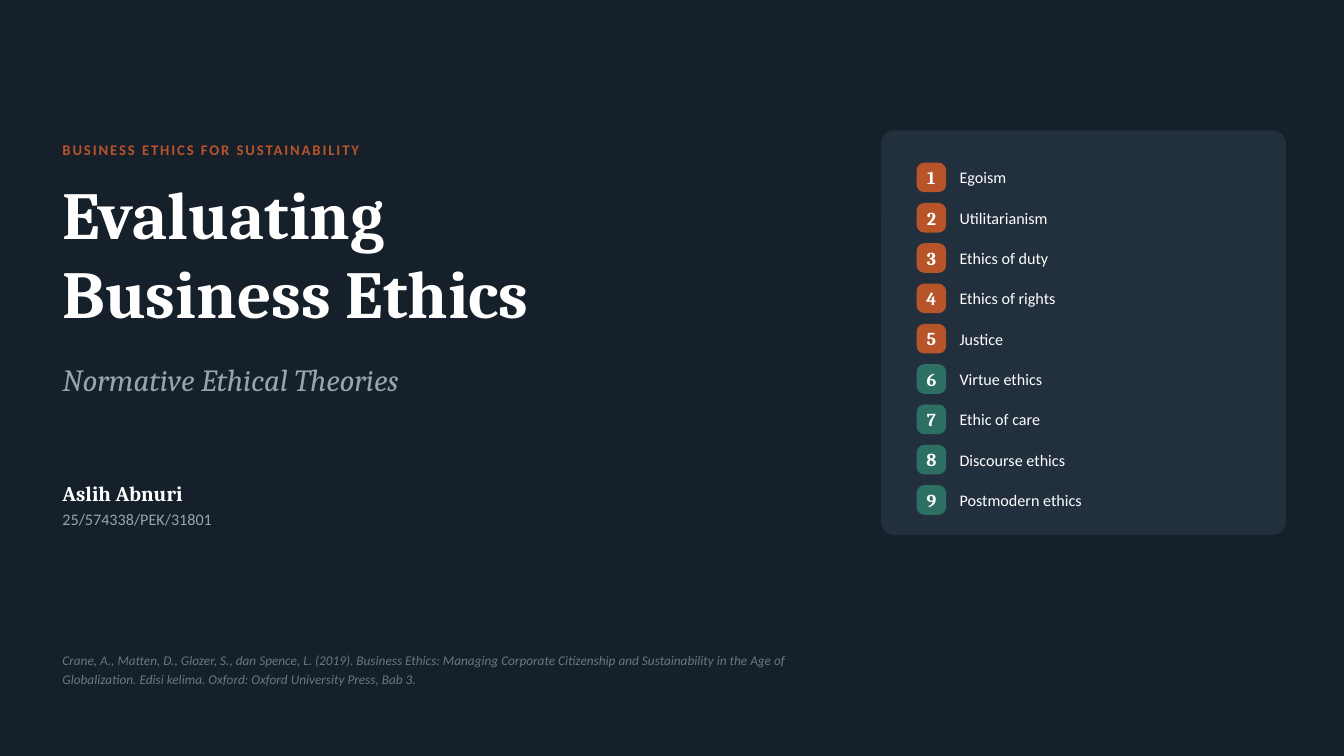
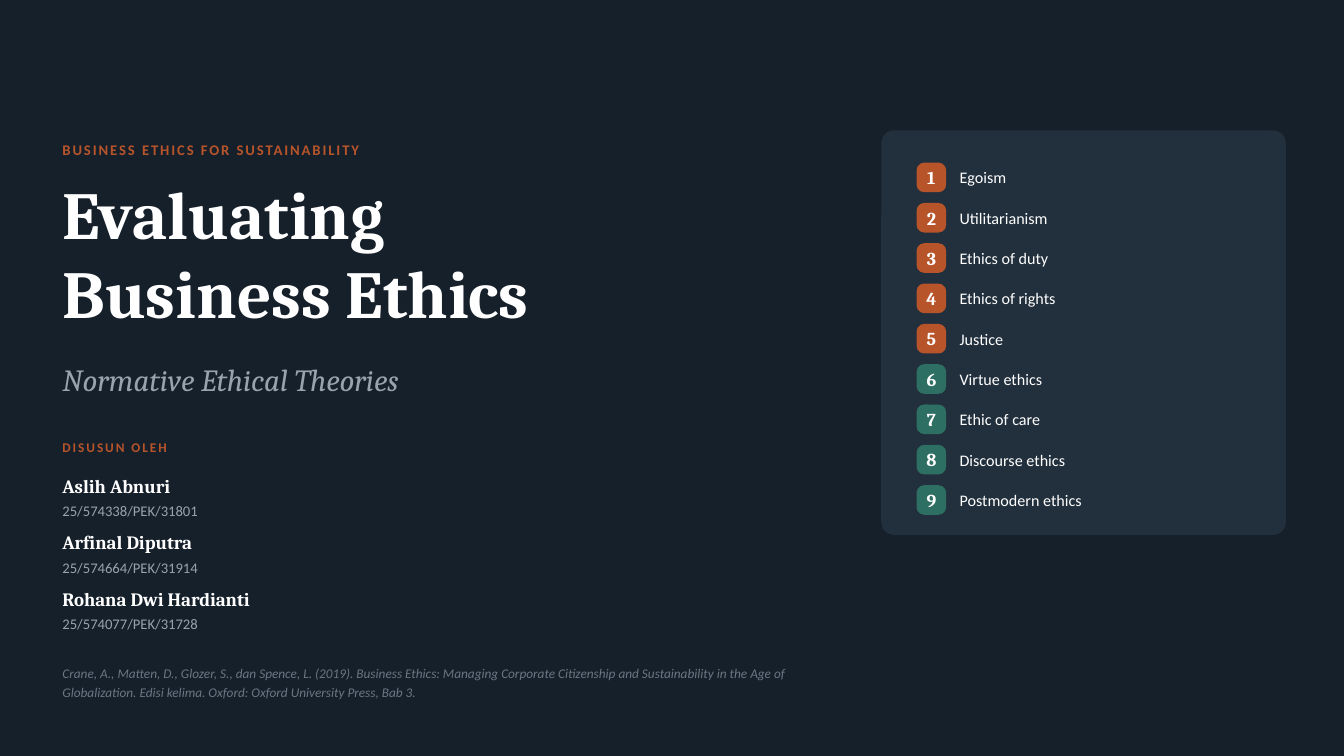
Before and after one commit to aslihabnuri/Dom-Manipulation, a slide deck: slide 1 of business-ethics/Evaluating-Business-Ethics-Hilirisasi-Nikel.pptx. Drawn at 1344x756 pixels with LibreOffice and Linux fonts; fonts in the diff are those of the drawing. Boxes give left, top, right and bottom in pixels: in the first picture for what was removed or moved away, otherwise in the second. Text is boxed around its words. In the diff, an @@ line names an element or a change of style, - is before the commit and + after.

```diff
--- a/business-ethics/Evaluating-Business-Ethics-Hilirisasi-Nikel.pptx
+++ b/business-ethics/Evaluating-Business-Ethics-Hilirisasi-Nikel.pptx
@@ text added at (x1=62, y1=443, x2=166, y2=452), 9.5 pt, text #B8542A, bold @@
+DISUSUN OLEH
@@ text at (x1=62, y1=486, x2=183, y2=501): paragraph removed @@
-Aslih Abnuri
@@ text "25/574338/PEK/31801" moved from (x1=62, y1=486, x2=211, y2=526) to (x1=62, y1=506, x2=197, y2=517) @@
@@ text "25/574338/PEK/31801" at (x1=62, y1=506, x2=197, y2=517): size 11.5 to 10.5 pt; line spacing 1.2 to 1; vertical alignment top to middle @@
@@ text added at (x1=62, y1=480, x2=170, y2=493), 13.5 pt, text #FFFFFF, bold @@
+Aslih Abnuri
@@ text added at (x1=62, y1=535, x2=192, y2=553), 13.5 pt, text #FFFFFF, bold @@
+Arfinal Diputra
@@ text added at (x1=62, y1=563, x2=197, y2=574), 10.5 pt, text #97A3AE @@
+25/574664/PEK/31914
@@ text added at (x1=62, y1=593, x2=250, y2=606), 13.5 pt, text #FFFFFF, bold @@
+Rohana Dwi Hardianti
@@ text added at (x1=62, y1=619, x2=197, y2=630), 10.5 pt, text #97A3AE @@
+25/574077/PEK/31728
@@ text "Crane, A., Matten, D., Glozer, ..." moved from (x1=62, y1=656, x2=785, y2=686) to (x1=62, y1=669, x2=785, y2=699) @@
```
Also in this commit, not shown: 1 other slide changed, 1 slide added, 2 other files.
